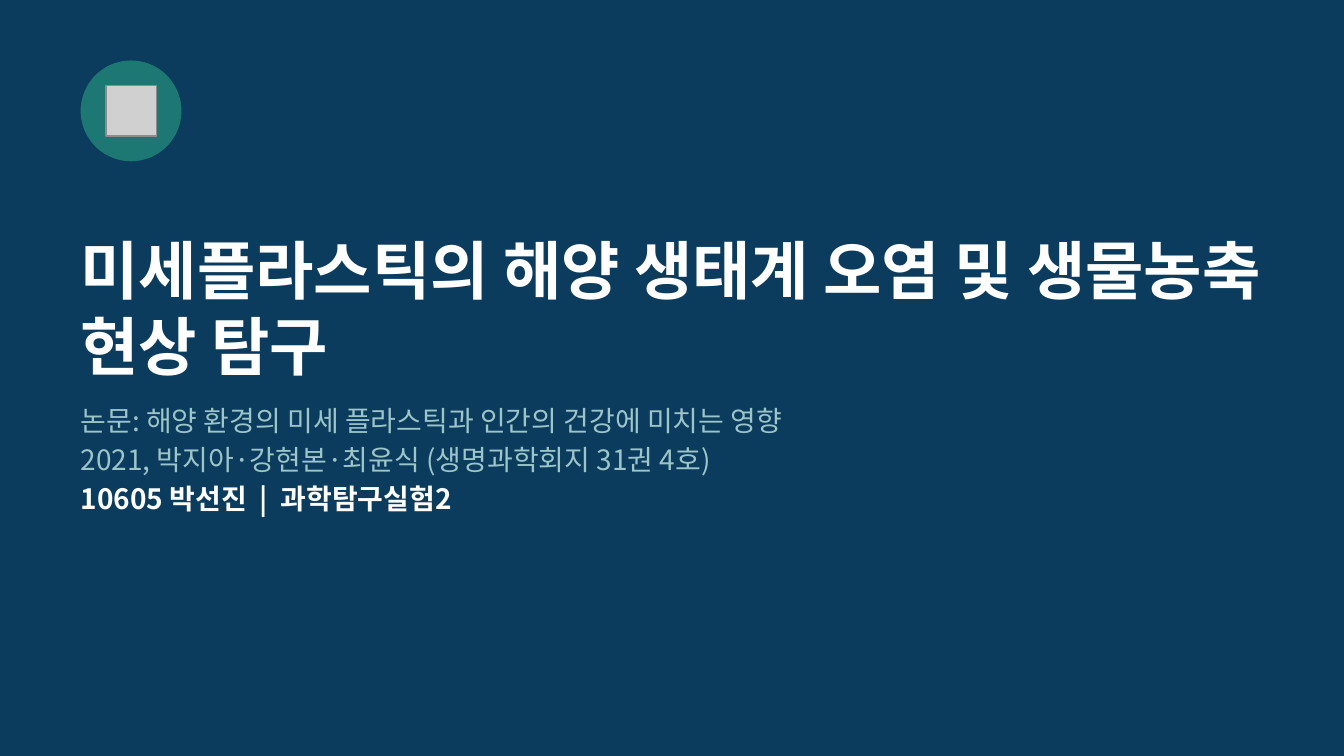
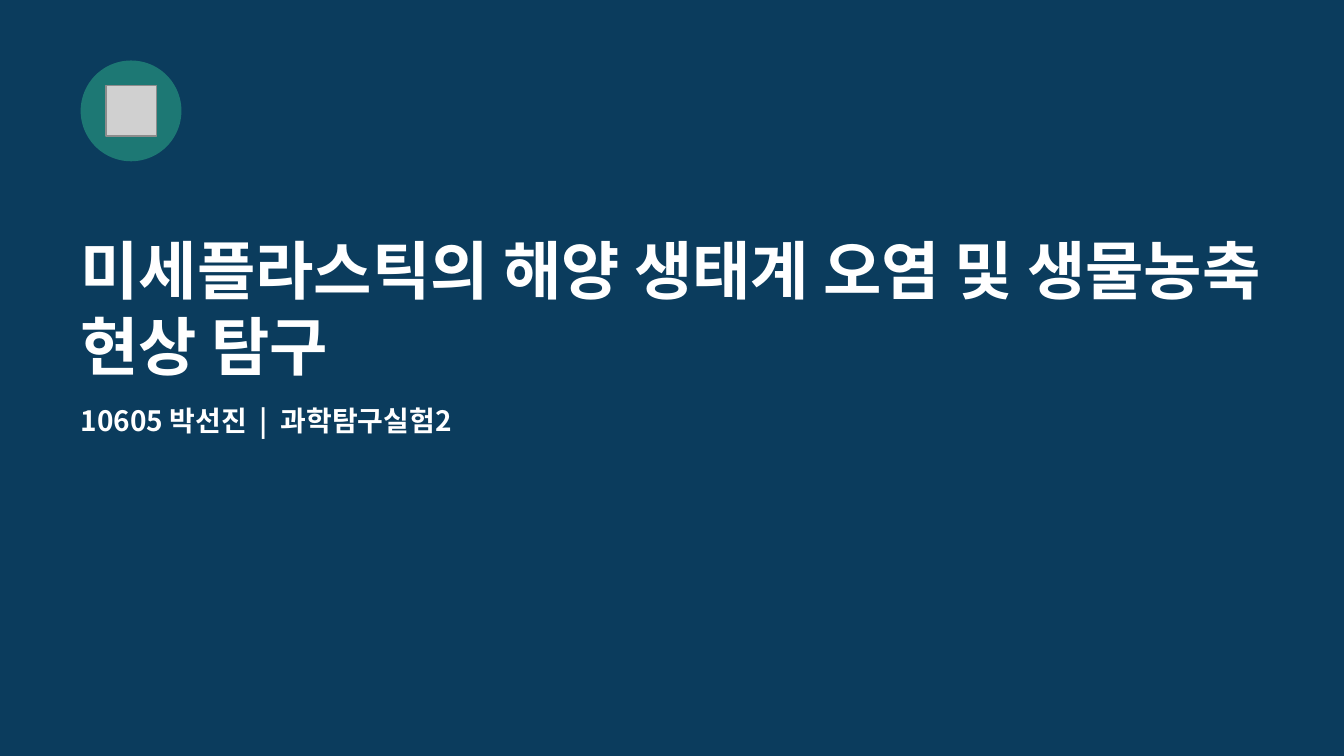
Before and after one commit to packsunjin/Graph, a slide deck: slide 1 of reports/미세플라스틱_발표_10605_박선진.pptx. Drawn at 1344x756 pixels with LibreOffice and Linux fonts; fonts in the diff are those of the drawing; grey boxes stand for pictures. Boxes give left, top, right and bottom in pixels: in the first picture for what was removed or moved away, otherwise in the second. Text is boxed around its words. In the diff, an @@ line names an element or a change of style, - is before the commit and + after.

```diff
--- a/reports/미세플라스틱_발표_10605_박선진.pptx
+++ b/reports/미세플라스틱_발표_10605_박선진.pptx
@@ text at <box>81,407,783,476</box>: paragraphs removed @@
-논문: 해양 환경의 미세 플라스틱과 인간의 건강에 미치는 영향
-2021, 박지아·강현본·최윤식 (생명과학회지 31권 4호)
```
